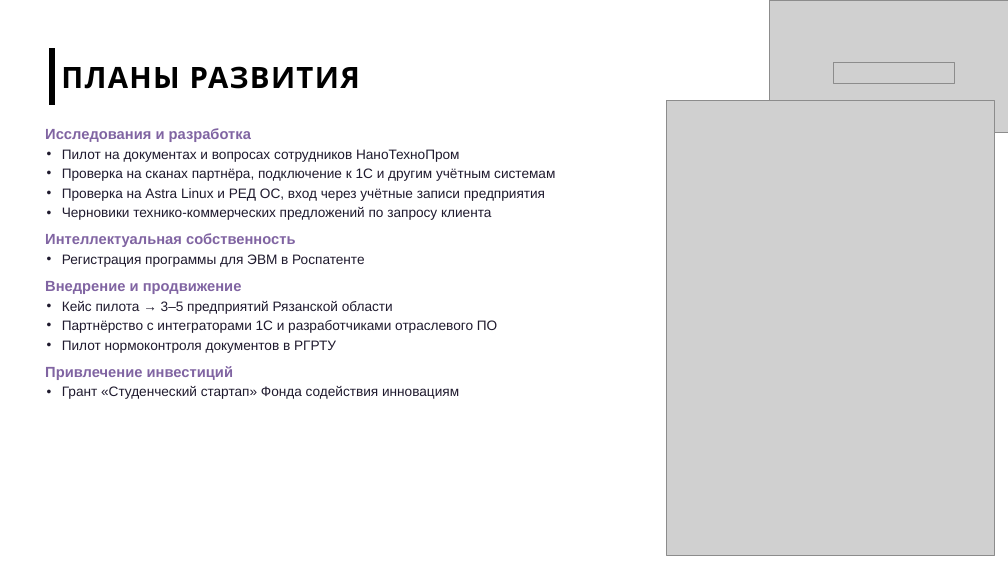
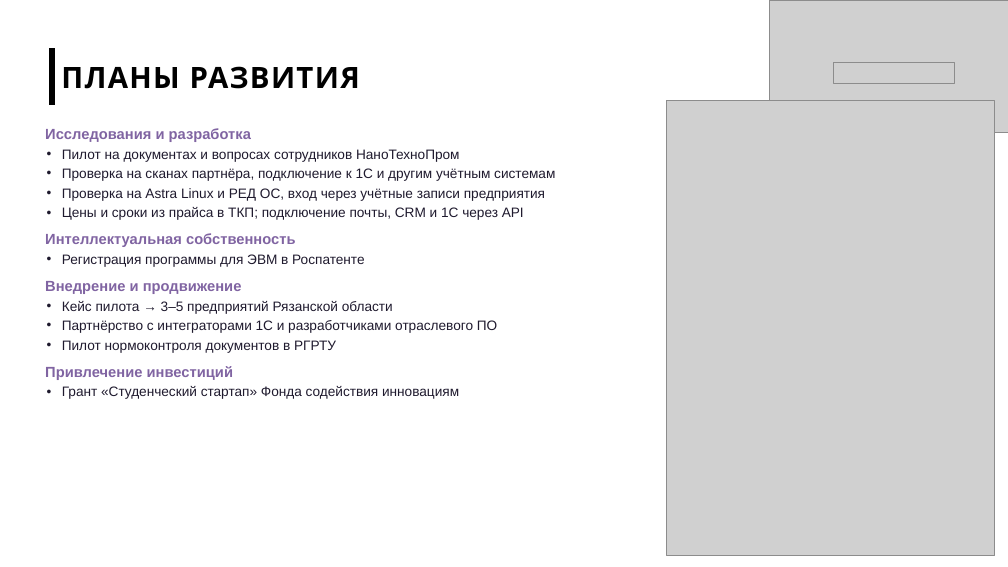
Before and after one commit to imaO0O/acselerator, a slide deck: slide 15 of docs/slides/prezentatsiya.pptx (slide 14 before the commit). Drawn at 1008x567 pixels with LibreOffice and Linux fonts; fonts in the diff are those of the drawing; grey boxes stand for pictures; background and template pictures are left out. Boxes give left, top, right and bottom in pixels: in the first picture for what was removed or moved away, otherwise in the second. Text is boxed around its words. In the diff, an @@ line names an element or a change of style, - is before the commit and + after.

```diff
--- a/docs/slides/prezentatsiya.pptx
+++ b/docs/slides/prezentatsiya.pptx
@@ text at (62, 207, 524, 220): text changed @@
-• Черновики технико-коммерческих предложений по запросу клиента
+• Цены и сроки из прайса в ТКП; подключение почты, CRM и 1С через API
```
Also in this commit, not shown: 2 other slides changed, 2 slides added, 1 slide removed.
